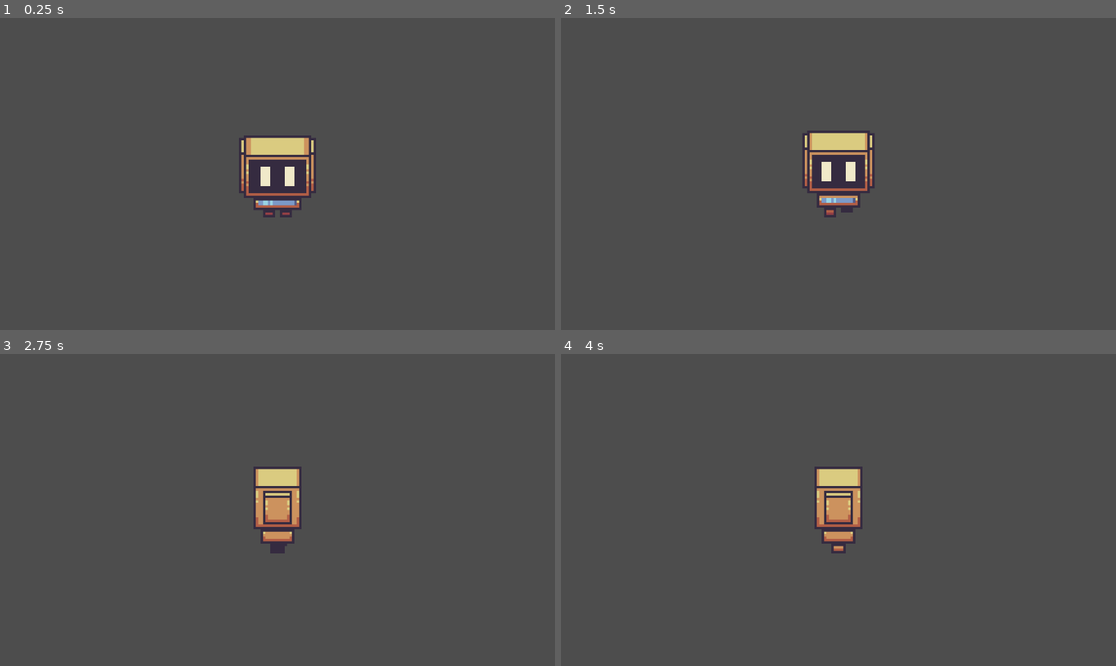
Above: before the commit, frames 1-4 (two rows, left to right).
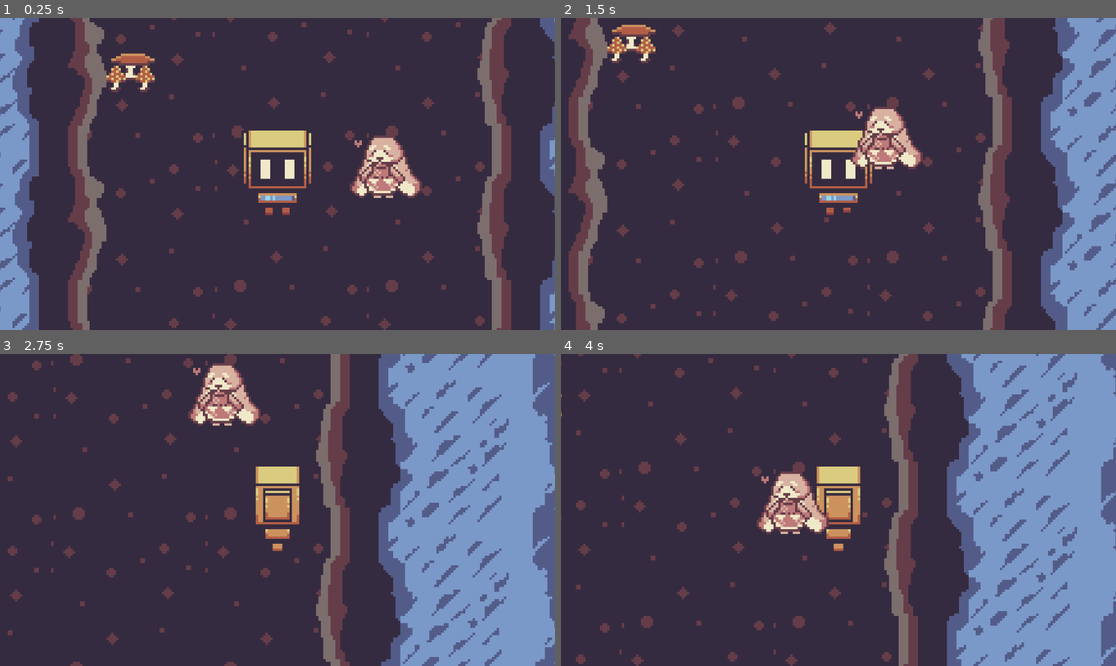
Above: after the commit, the same moments.

Repository: psalmer-balanza/soln
Game: Godot game, scene res://scenes/levels/level1.tscn
Same seed, same stepped clock (60 frames per second), same inputs: the game is played once before the commit and once after it. Before the commit the project starts from res://scenes/characters_scenes/main_character.tscn.
Inputs:
- Up to frame 1 (0.25 s): no input
- Up to frame 2 (1.5 s): hold Right (ui_right) 0.53-1.28 s; tap Enter at 1.25 s; hold Down (ui_down) from 1.28 s (still down)
- Up to frame 3 (2.75 s): release Down (ui_down) at 2.03 s; hold Right (ui_right) from 2.03 s (still down)
- Up to frame 4 (4 s): release Right (ui_right) at 2.78 s; hold Up (ui_up) 2.78-3.53 s; hold Left (ui_left) from 3.53 s (still down)

The runs differ from the first frame. In frame 1, 92% of the frame differs, in the area x 0-100%, y 0-100%; in frame 2, 92%; in frame 3, 95%; in frame 4, 95%.

Commit message:
Fixed animatinos for direction movement

Diff:
--- a/project.godot
+++ b/project.godot
@@ -11,7 +11,7 @@
 [application]
 
 config/name="soln"
-run/main_scene="res://scenes/characters_scenes/main_character.tscn"
+run/main_scene="res://scenes/levels/level1.tscn"
 config/features=PackedStringArray("4.3", "GL Compatibility")
 config/icon="res://icon.svg"
 
--- a/scenes/levels/level1.tscn
+++ b/scenes/levels/level1.tscn
@@ -7905,7 +7905,7 @@
 y_sort_origin = -2
 
 [node name="Medium Objects" type="TileMapLayer" parent="."]
-tile_map_data = PackedByteArray("AAAdACsAAwAAAAAAAAAjACsAAwAAAAAAAAA=")
+tile_map_data = PackedByteArray("AAAdACsAAwAAAAAAAAAjACsAAwAAAAAAAAD///D/AQADAAQAAAA=")
 tile_set = SubResource("TileSet_eb4fp")
 y_sort_origin = 4
 
@@ -7914,7 +7914,7 @@
 y_sort_origin = 1
 
 [node name="Big Objects" type="TileMapLayer" parent="."]
-tile_map_data = PackedByteArray("AAAZABIAAgACAAAAAAAZABMAAgA …(432 unchanged characters)… DAAEAAAAkABIAAgAEAAAAAAAkABMAAgAEAAEAAAA=")
+tile_map_data = PackedByteArray("AAAZABIAAgACAAAAAAAZABMAAgA …(432 unchanged characters)… DAAEAAAAkABIAAgAEAAAAAAAkABMAAgAEAAEAAAAAAO//AQABAAEAAAA=")
 tile_set = SubResource("TileSet_l56gl")
 
 [node name="cave" type="TileMapLayer" parent="."]
@@ -7937,7 +7937,7 @@
 shape = SubResource("RectangleShape2D_r20um")
 
 [node name="Raket" type="CharacterBody2D" parent="."]
-position = Vector2(-16, -952)
+position = Vector2(-17, -1060)
 
 [node name="AnimatedSprite2D" type="AnimatedSprite2D" parent="Raket"]
 sprite_frames = SubResource("SpriteFrames_6bvxt")
--- a/scripts/character_scripts/main-character.gd
+++ b/scripts/character_scripts/main-character.gd
@@ -1,39 +1,47 @@
 extends CharacterBody2D
 
-const SPEED = 100.0
-
-var player_state
+var movement_speed : float = 60.0
+var character_direction : Vector2
+enum States { IDLE, MOVE }
+var current_state = States.IDLE
 
 func _ready():
 	pass
 
 func _physics_process(delta):
-	var direction = Input.get_vector("ui_left", "ui_right", "ui_up", "ui_down")
+	# Know current state
+	handle_state_transitions()
+	perform_state_actions(delta)
+	move_and_slide()
 
-	if direction == Vector2.ZERO:
-		player_state = "idle"
+func handle_state_transitions():
+	if Input.is_action_pressed("ui_left") or Input.is_action_pressed("ui_right") or Input.is_action_pressed("ui_up") or Input.is_action_pressed("ui_down"):
+		current_state = States.MOVE
 	else:
-		player_state = "walking"
+		current_state = States.IDLE
+		#velocity = velocity.move_toward()
 
-	velocity = direction * SPEED  # Set the velocity property of CharacterBody2D
+func perform_state_actions(delta):
+	match current_state:
+		States.MOVE:
+			character_direction.x = Input.get_axis("ui_left", "ui_right")
+			character_direction.y = Input.get_axis("ui_up", "ui_down")
+			character_direction = character_direction.normalized()
 
-	move_and_slide()  # Correct usage in Godot 4
+			if character_direction.x < 0 && character_direction.y == 0:
+				$AnimatedSprite2D.animation = "side-walk"
 
-	play_anim(direction)
+			if character_direction.x > 0 && character_direction.y == 0:
+				$AnimatedSprite2D.animation = "side-walk"
 
-func play_anim(dir):
-	# Idle state animation
-	if player_state == "idle":
-		$AnimatedSprite2D.play("idle")
-	elif player_state == "walking":
-		# Walking state (WASD)
-		if dir.y == -1:
-			$AnimatedSprite2D.play("up-walk")
-		elif dir.y == 1:
-			$AnimatedSprite2D.play("down-walk")
-		elif dir.x == 1:
-			$AnimatedSprite2D.play("side-walk")
-			$AnimatedSprite2D.scale.x = 1
-		elif dir.x == -1:
-			$AnimatedSprite2D.play("side-walk")
-			$AnimatedSprite2D.scale.x = -1
+			if character_direction.y < 0:
+				$AnimatedSprite2D.animation = "up-walk"
+
+			if character_direction.y > 0:
+				$AnimatedSprite2D.animation = "down-walk"
+
+			velocity = character_direction * movement_speed
+
+		States.IDLE:
+			velocity = velocity.move_toward(Vector2.ZERO, movement_speed)
+			$AnimatedSprite2D.animation = "idle"
